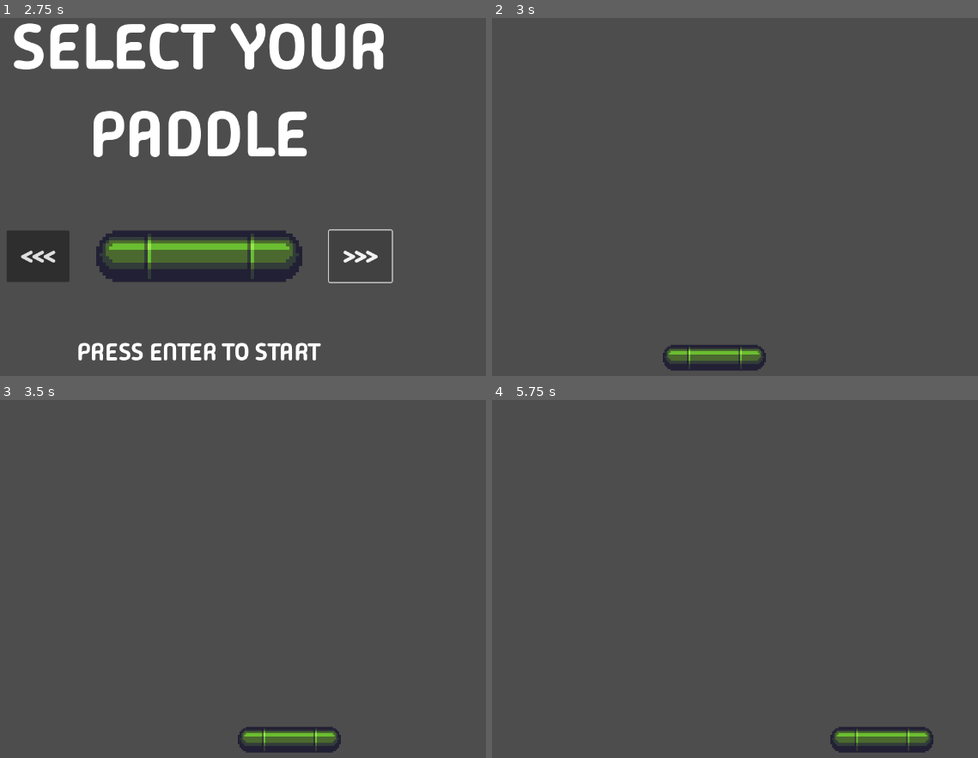
Above: before the commit, frames 1-4 (two rows, left to right).
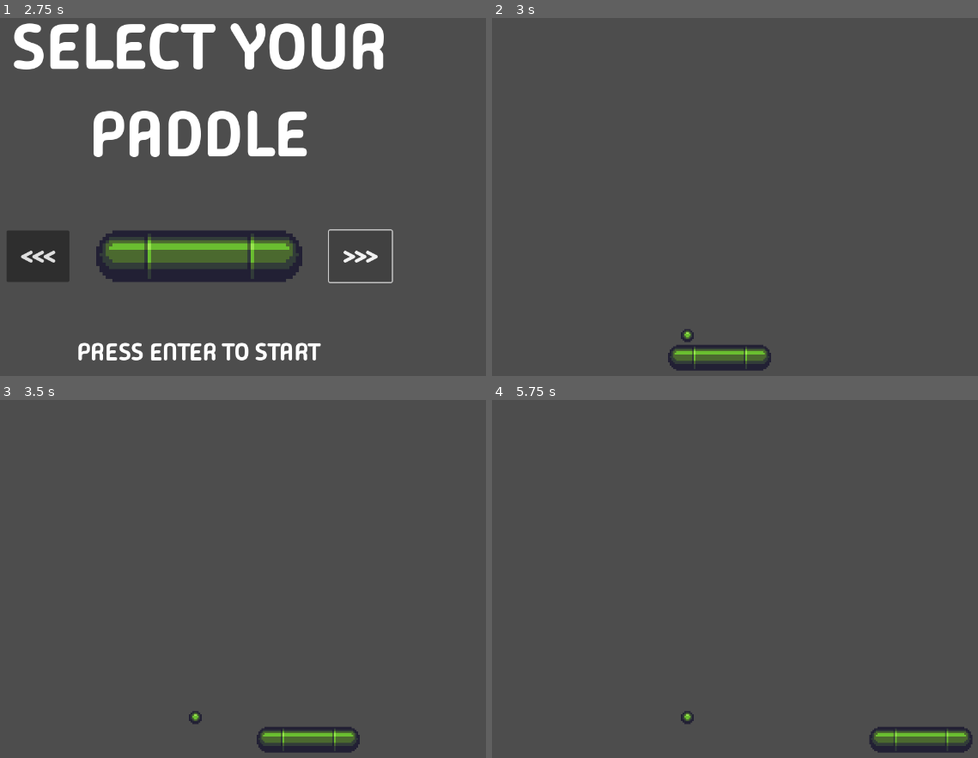
Above: after the commit, the same moments.

Repository: lazaromenezes/edx-games50
Game: Godot game, scene res://scenes/title_screen/title_screen.tscn
Same seed, same stepped clock (60 frames per second), same inputs: the game is played once before the commit and once after it.
Inputs:
- Up to frame 1 (2.75 s): click "START" at 0.5 s; click "<<<" at 1.25 s; click ">>>" at 2 s
- Up to frame 2 (3 s): tap Enter (ui_accept) at 2.75 s; hold Right (move_right) from 2.78 s (still down); hold Enter (ui_accept) from 2.78 s (still down)
- Up to frame 3 (3.5 s): keep holding Right (move_right); keep holding Enter (ui_accept)
- Up to frame 4 (5.75 s): release Right (move_right) at 3.53 s; release Enter (ui_accept) at 3.53 s; hold Left (move_left) 3.53-4.28 s; tap Enter (ui_accept) at 3.6, 3.77, 4.07, 5.1, 5.27, 5.57 s; hold Enter (ui_accept) 4.28-5.03 s; hold Right (move_right) from 4.28 s (still down)

Frame 1 is identical in both runs. In frame 2, 0.5% of the frame differs, in the area x 35-58%, y 87-99%; in frame 3, 0.8%; in frame 4, 1.3%, in the area x 38-99%, y 87-99%.

Commit message:
Add ball

Diff:
--- a/brick_off/lib/game_state.gd
+++ b/brick_off/lib/game_state.gd
@@ -1,5 +1,3 @@
 extends Node
 
-var selected_paddle: int = 0
-
-var selected_paddle_texture: AtlasTexture
+var selected_color: int = 0
--- /dev/null
+++ b/brick_off/resources/balls/ball_blue.tres
@@ -0,0 +1,7 @@
+[gd_resource type="AtlasTexture" load_steps=2 format=3 uid="uid://dufv0gpmwv2rf"]
+
+[ext_resource type="Texture2D" uid="uid://ve5tgnnpclqx" path="res://assets/breakout_big.png" id="1_eqpts"]
+
+[resource]
+atlas = ExtResource("1_eqpts")
+region = Rect2(576, 288, 48, 48)
--- /dev/null
+++ b/brick_off/resources/balls/ball_green.tres
@@ -0,0 +1,7 @@
+[gd_resource type="AtlasTexture" load_steps=2 format=3 uid="uid://vgg7qfm3m238"]
+
+[ext_resource type="Texture2D" uid="uid://ve5tgnnpclqx" path="res://assets/breakout_big.png" id="1_nkkv4"]
+
+[resource]
+atlas = ExtResource("1_nkkv4")
+region = Rect2(624, 288, 48, 48)
--- /dev/null
+++ b/brick_off/resources/balls/ball_purple.tres
@@ -0,0 +1,7 @@
+[gd_resource type="AtlasTexture" load_steps=2 format=3 uid="uid://fwd1xixs651f"]
+
+[ext_resource type="Texture2D" uid="uid://ve5tgnnpclqx" path="res://assets/breakout_big.png" id="1_5ct5q"]
+
+[resource]
+atlas = ExtResource("1_5ct5q")
+region = Rect2(720, 288, 48, 48)
--- /dev/null
+++ b/brick_off/resources/balls/ball_red.tres
@@ -0,0 +1,7 @@
+[gd_resource type="AtlasTexture" load_steps=2 format=3 uid="uid://ut5vojq4alw"]
+
+[ext_resource type="Texture2D" uid="uid://ve5tgnnpclqx" path="res://assets/breakout_big.png" id="1_vf4hm"]
+
+[resource]
+atlas = ExtResource("1_vf4hm")
+region = Rect2(672, 288, 48, 48)
--- /dev/null
+++ b/brick_off/scenes/ball/ball.gd
@@ -0,0 +1,6 @@
+extends CharacterBody2D
+
+@export var available_balls: Array[AtlasTexture]
+
+func _ready() -> void:
+	$Sprite2D.texture = available_balls[GameState.selected_color]
--- /dev/null
+++ b/brick_off/scenes/ball/ball.tscn
@@ -0,0 +1,20 @@
+[gd_scene load_steps=7 format=3 uid="uid://dfudn4jbseg8b"]
+
+[ext_resource type="Script" path="res://scenes/ball/ball.gd" id="1_mex37"]
+[ext_resource type="Texture2D" uid="uid://dufv0gpmwv2rf" path="res://resources/balls/ball_blue.tres" id="1_y0p0g"]
+[ext_resource type="Texture2D" uid="uid://vgg7qfm3m238" path="res://resources/balls/ball_green.tres" id="3_00mer"]
+[ext_resource type="Texture2D" uid="uid://fwd1xixs651f" path="res://resources/balls/ball_purple.tres" id="4_701mg"]
+[ext_resource type="Texture2D" uid="uid://ut5vojq4alw" path="res://resources/balls/ball_red.tres" id="5_idlbg"]
+
+[sub_resource type="CircleShape2D" id="CircleShape2D_yjs1t"]
+radius = 24.0
+
+[node name="Ball" type="CharacterBody2D"]
+script = ExtResource("1_mex37")
+available_balls = Array[AtlasTexture]([ExtResource("1_y0p0g"), ExtResource("3_00mer"), ExtResource("4_701mg"), ExtResource("5_idlbg")])
+
+[node name="Sprite2D" type="Sprite2D" parent="."]
+texture = ExtResource("1_y0p0g")
+
+[node name="CollisionShape2D" type="CollisionShape2D" parent="."]
+shape = SubResource("CircleShape2D_yjs1t")
--- a/brick_off/scenes/game/game.tscn
+++ b/brick_off/scenes/game/game.tscn
@@ -1,7 +1,8 @@
-[gd_scene load_steps=3 format=3 uid="uid://b5y8k8fa6p0da"]
+[gd_scene load_steps=4 format=3 uid="uid://b5y8k8fa6p0da"]
 
 [ext_resource type="Script" path="res://scenes/game/game.gd" id="1_om1mc"]
 [ext_resource type="PackedScene" uid="uid://dtfitu5new3yh" path="res://scenes/paddle/paddle.tscn" id="2_tbegc"]
+[ext_resource type="PackedScene" uid="uid://dfudn4jbseg8b" path="res://scenes/ball/ball.tscn" id="3_lq3dq"]
 
 [node name="Game" type="Node2D"]
 script = ExtResource("1_om1mc")
@@ -9,3 +10,7 @@
 [node name="Paddle" parent="." instance=ExtResource("2_tbegc")]
 position = Vector2(633, 681)
 scale = Vector2(0.5, 0.5)
+
+[node name="Ball" parent="." instance=ExtResource("3_lq3dq")]
+position = Vector2(633, 640)
+scale = Vector2(0.5, 0.5)
--- a/brick_off/scenes/paddle/paddle.gd
+++ b/brick_off/scenes/paddle/paddle.gd
@@ -1,6 +1,7 @@
 extends StaticBody2D
 
-@export var move_speed: float = 100
+@export var move_speed: float = 300
+@export var available_paddles: Array[AtlasTexture]
 
 var _min_position: float
 var _max_position: float
@@ -9,7 +10,7 @@
 	_min_position = $Sprite2D.texture.region.size.x / 2 * scale.x
 	_max_position = get_viewport_rect().size.x - _min_position
 
-	$Sprite2D.texture = GameState.selected_paddle_texture
+	$Sprite2D.texture = available_paddles[GameState.selected_color]
 
 func _physics_process(delta: float) -> void:
 	var input = Input.get_axis("move_left", "move_right")
--- a/brick_off/scenes/paddle/paddle.tscn
+++ b/brick_off/scenes/paddle/paddle.tscn
@@ -1,7 +1,10 @@
-[gd_scene load_steps=4 format=3 uid="uid://dtfitu5new3yh"]
+[gd_scene load_steps=7 format=3 uid="uid://dtfitu5new3yh"]
 
 [ext_resource type="Script" path="res://scenes/paddle/paddle.gd" id="1_q2exg"]
 [ext_resource type="Texture2D" uid="uid://cpm38l8ldc0xn" path="res://resources/paddles/paddle_blue_medium.tres" id="1_ty4xw"]
+[ext_resource type="Texture2D" uid="uid://btqx8iwk5s3hm" path="res://resources/paddles/paddle_green_medium.tres" id="3_0nk8u"]
+[ext_resource type="Texture2D" uid="uid://dnufk1njqbbjh" path="res://resources/paddles/paddle_purple_medium.tres" id="4_mueo2"]
+[ext_resource type="Texture2D" uid="uid://dfq5iup8e65ed" path="res://resources/paddles/paddle_red_medium.tres" id="5_r5dq0"]
 
 [sub_resource type="CapsuleShape2D" id="CapsuleShape2D_bg2li"]
 radius = 48.0
@@ -9,7 +12,7 @@
 
 [node name="Paddle" type="StaticBody2D"]
 script = ExtResource("1_q2exg")
-move_speed = 250.0
+available_paddles = Array[AtlasTexture]([ExtResource("1_ty4xw"), ExtResource("3_0nk8u"), ExtResource("4_mueo2"), ExtResource("5_r5dq0")])
 
 [node name="Sprite2D" type="Sprite2D" parent="."]
 texture = ExtResource("1_ty4xw")
--- a/brick_off/scenes/paddle_select/paddle_select.gd
+++ b/brick_off/scenes/paddle_select/paddle_select.gd
@@ -17,5 +17,5 @@
 
 func _unhandled_input(event: InputEvent) -> void:
 	if event.is_action_pressed("ui_accept"):
-		GameState.selected_paddle_texture = available_paddles[_current_paddle]
+		GameState.selected_color = _current_paddle
 		SceneManager.change_to(SceneManager.GAME)
